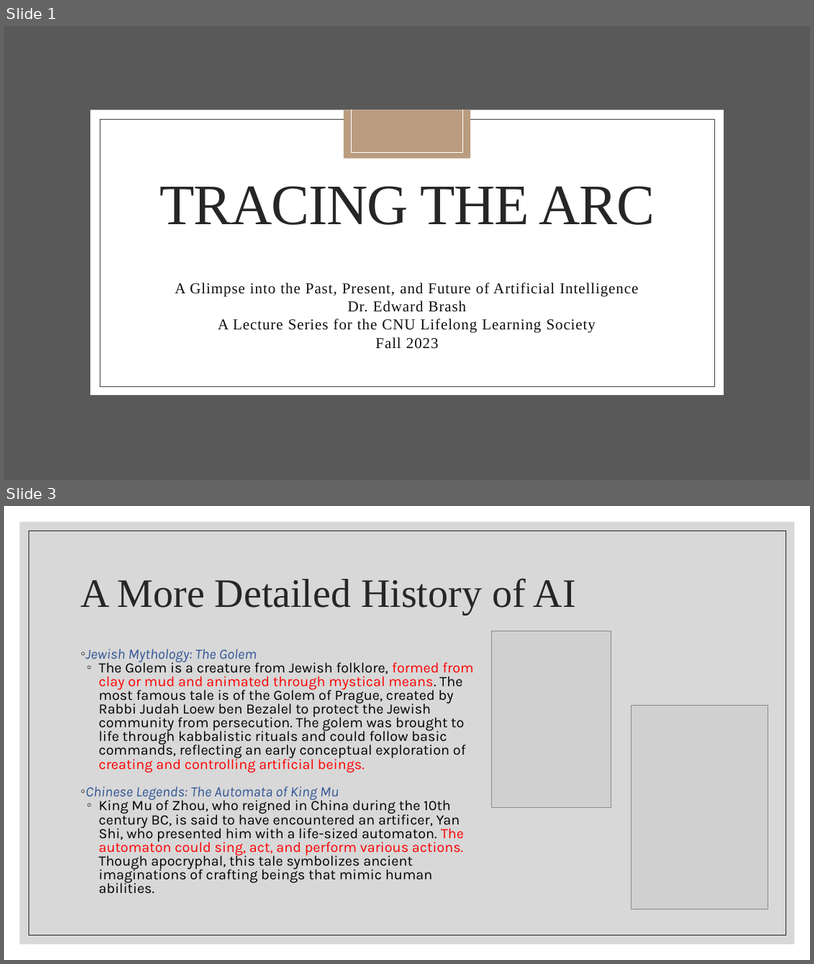
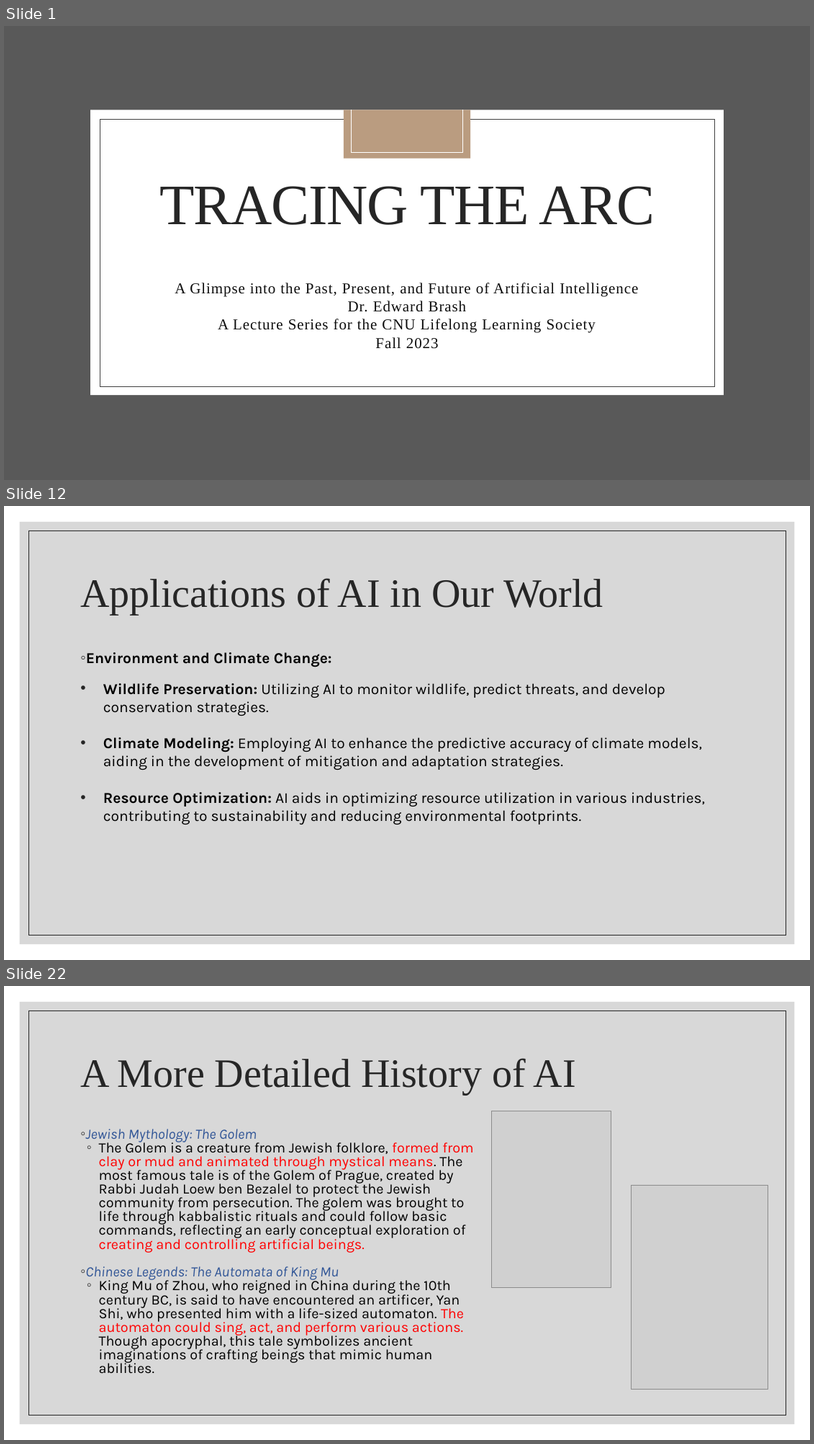
Before and after one commit to wutmeownow/phys441, a slide deck: JupyterNotebooks/LLS/Lecture2.pptx. Shown one above the other, each under a label of ours: slides 1 and 3 before the commit, slides 1, 12 and 22 after it; the slides between them are not shown. The pictures are 814x964 and 814x1444 pixels, drawn with LibreOffice and Linux fonts; fonts in the diff are those of the drawing; grey boxes stand for pictures; background and template pictures are left out. Boxes give left, top, right and bottom in pixels: in the first picture for what was removed or moved away, otherwise in the second. Text is boxed around its words. In the diff, an @@ line names an element or a change of style, - is before the commit and + after.

```diff
--- a/JupyterNotebooks/LLS/Lecture2.pptx
+++ b/JupyterNotebooks/LLS/Lecture2.pptx
@@ slide 12 added at [4,506,810,960], background #FFFFFF; not listed: 2 template elements that a slide beside it also shows @@
@@ title added at [80,578,603,614], 48 pt, text #262626 @@
+Applications of AI in Our World
@@ text added at [86,652,705,824], 18 pt, text #000000 @@
+◦ Environment and Climate Change:
+• Wildlife Preservation: Utilizing AI to monitor wildlife, predict threats, and develop conservation strategies.
+• Climate Modeling: Employing AI to enhance the predictive accuracy of climate models, aiding in the development of mitigation and adaptation strategies.
+• Resource Optimization: AI aids in optimizing resource utilization in various industries, contributing to sustainability and reducing environmental footprints.
@@ what was slide 3 is now slide 22 @@
```
Also in this commit, not shown: 2 slides changed, 32 other slides added, 6 other files.
